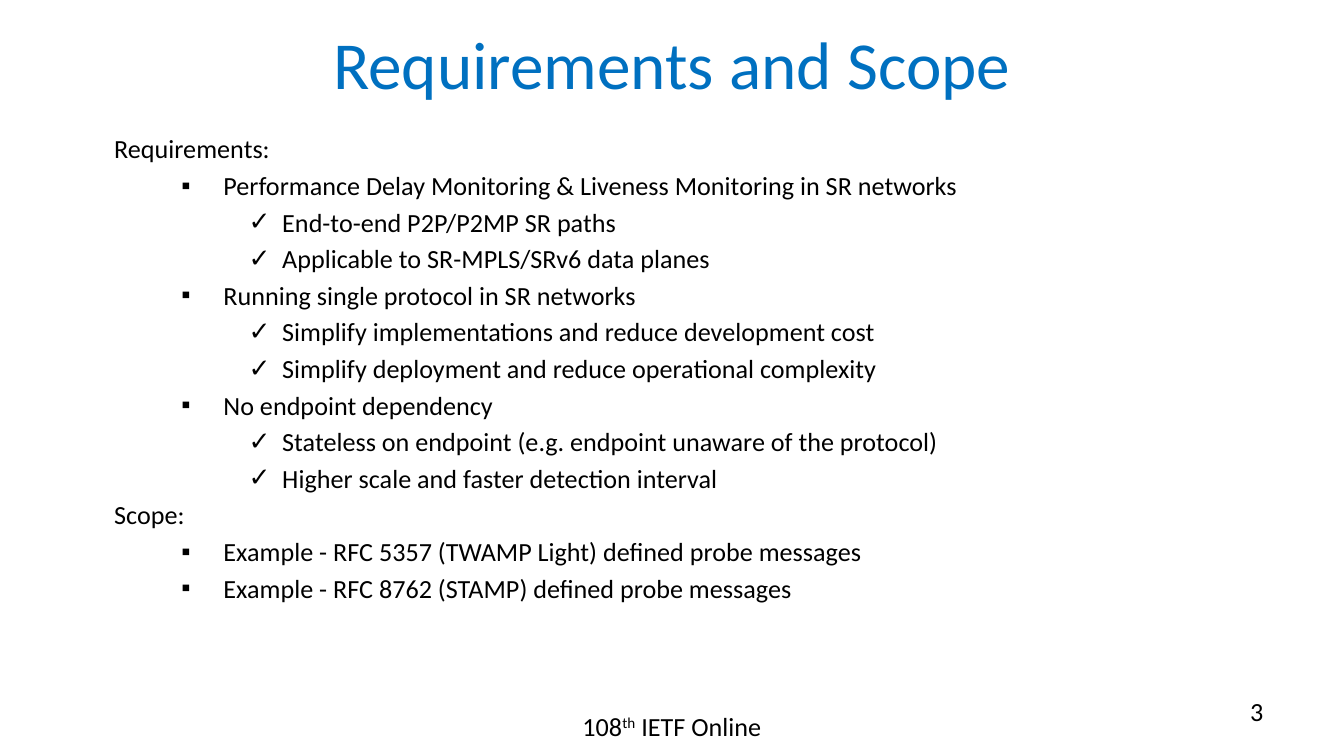
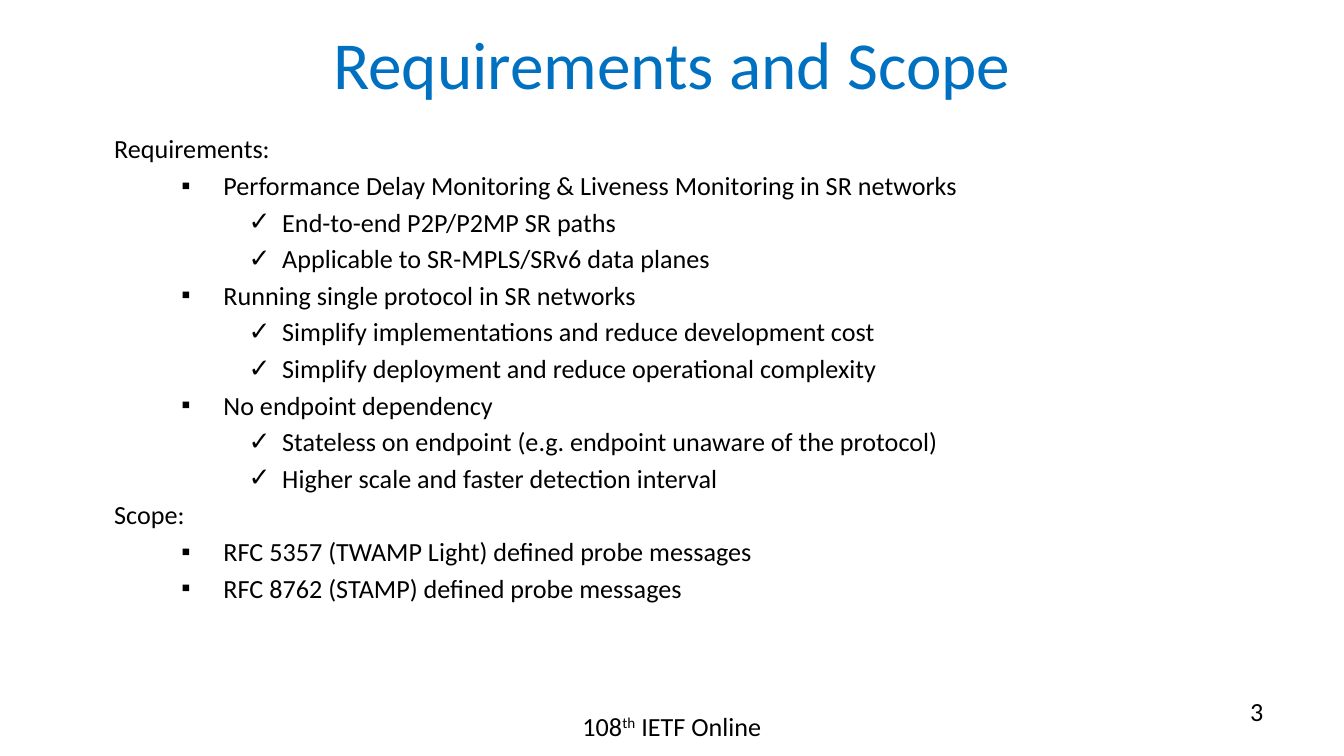
Before and after one commit to rakgandhi/ietf-slides, a slide deck: slide 3 of draft-gandhi-spring-sr-enhanced-plm-02.pptx. Drawn at 1344x756 pixels with LibreOffice and Linux fonts; fonts in the diff are those of the drawing. Boxes give left, top, right and bottom in pixels: in the first picture for what was removed or moved away, otherwise in the second. Text is boxed around its words. In the diff, an @@ line names an element or a change of style, - is before the commit and + after.

```diff
--- a/draft-gandhi-spring-sr-enhanced-plm-02.pptx
+++ b/draft-gandhi-spring-sr-enhanced-plm-02.pptx
@@ text at (223, 542, 751, 603): text changed @@
-  ▪ Example - RFC 5357 (TWAMP Light) defined probe messages
-  ▪ Example - RFC 8762 (STAMP) defined probe messages
+  ▪ RFC 5357 (TWAMP Light) defined probe messages
+  ▪ RFC 8762 (STAMP) defined probe messages
```
Also in this commit, not shown: 1 other slide changed, 1 other file.
